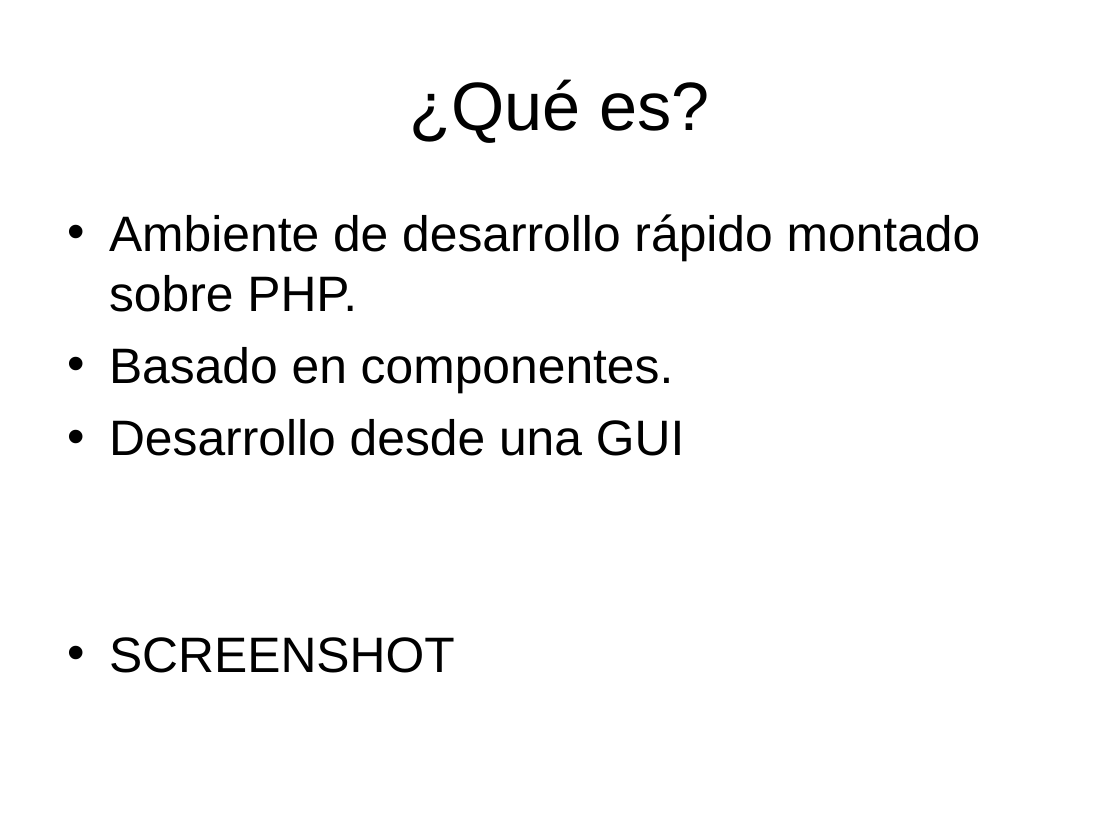
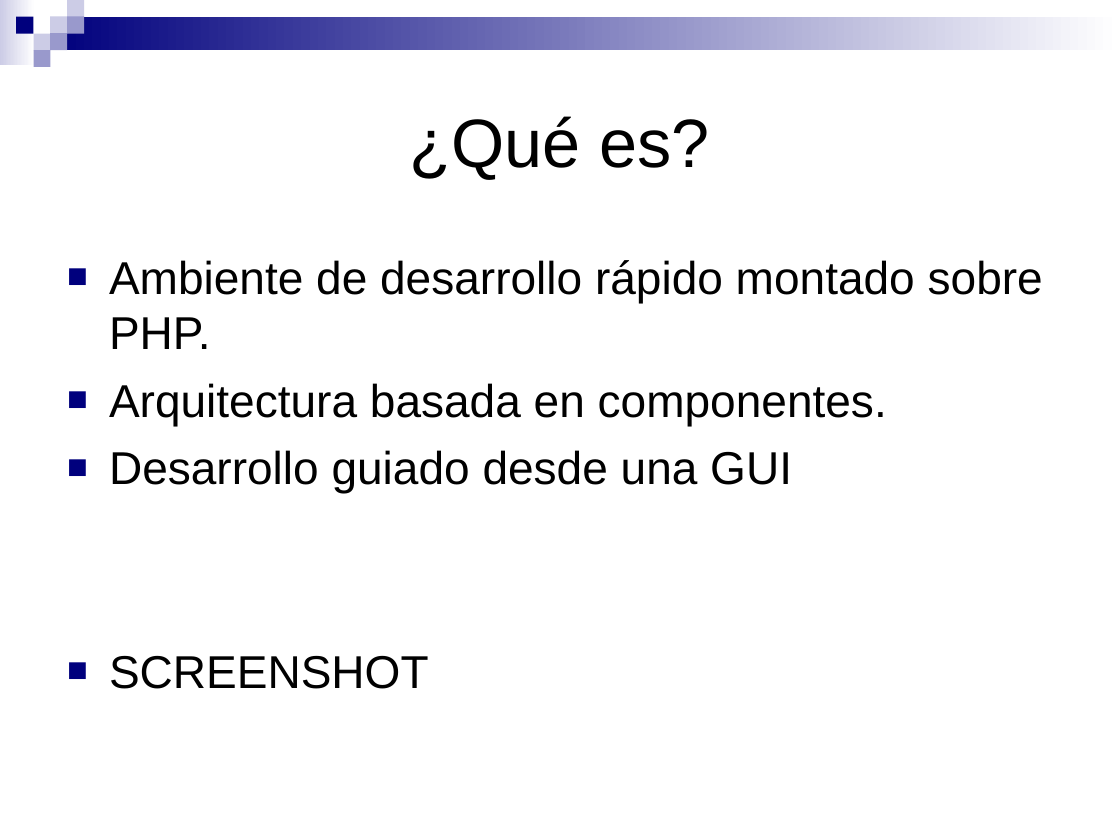
Before and after one commit to SIU-Toba/framework, a slide deck: slide 2 of doc/presentacion/Jornadas JAIIO.ppt. Drawn at 1120x840 pixels with LibreOffice and Linux fonts; fonts in the diff are those of the drawing. Boxes give left, top, right and bottom in pixels: in the first picture for what was removed or moved away, otherwise in the second. Text is boxed around its words. In the diff, an @@ line names an element or a change of style, - is before the commit and + after.

```diff
--- a/doc/presentacion/Jornadas JAIIO.ppt
+++ b/doc/presentacion/Jornadas JAIIO.ppt
@@ group added at (0, 0, 1120, 67): 9 rectangles @@
@@ title "¿Qué es?": place and size @@
-title "¿Qué es?" at (410, 79, 710, 143)
+title "¿Qué es?" at (410, 116, 710, 179)
@@ text "Ambiente de desarrollo rápido montado ...": place and size @@
-text "Ambiente de desarrollo rápido montado ..." at (109, 214, 981, 673)
+text "Ambiente de desarrollo rápido montado ..." at (109, 260, 1043, 689)
@@ text at (109, 260, 1043, 689): size 32 to 29.6 pt in "Ambiente de desarrollo rápido montado sobre PHP.", "SCREENSHOT"; bullet • to ■; bullet colour #000000 to #00007D @@
@@ text at (109, 383, 887, 493): text changed; size 32 to 29.6 pt @@
-• Basado en componentes.
-• Desarrollo desde una GUI
+■ Arquitectura basada en componentes.
+■ Desarrollo guiado desde una GUI
```
Also in this commit, not shown: 4 other slides changed, 1 slide added, 1 slide removed, 2 other files.
